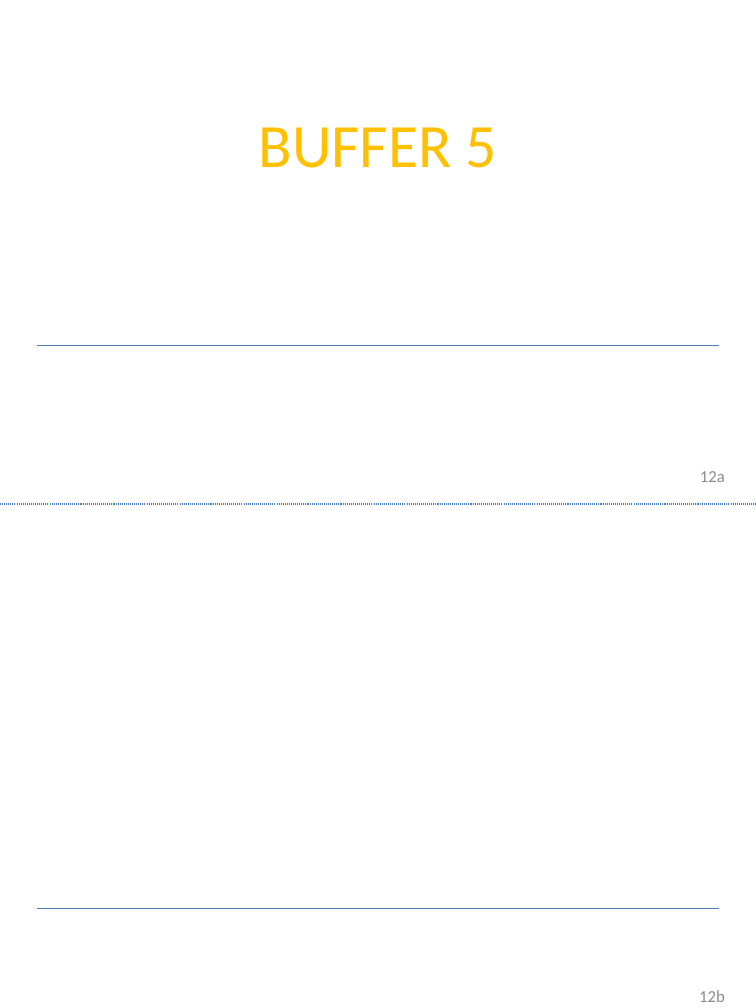
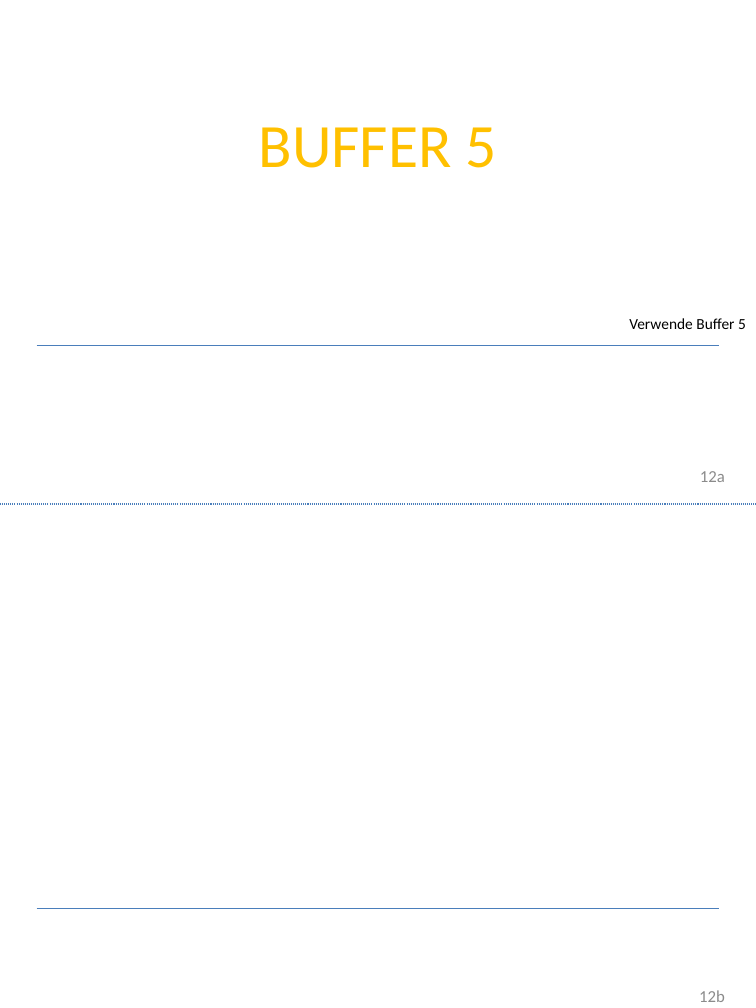
Before and after one commit to Devoxx4KidsDE/SonicPI, a slide deck: slide 12 of documentation/Sonic PI Workshop.pptx. Drawn at 756x1008 pixels with LibreOffice and Linux fonts; fonts in the diff are those of the drawing; background and template pictures are left out. Boxes give left, top, right and bottom in pixels: in the first picture for what was removed or moved away, otherwise in the second. Text is boxed around its words. In the diff, an @@ line names an element or a change of style, - is before the commit and + after.

```diff
--- a/documentation/Sonic PI Workshop.pptx
+++ b/documentation/Sonic PI Workshop.pptx
@@ text added at (x1=629, y1=318, x2=746, y2=329), 11 pt, text #000000 @@
+Verwende Buffer 5
```
Also in this commit, not shown: 11 other slides changed, 2 slides added, 1 slide removed, 4 other files.
